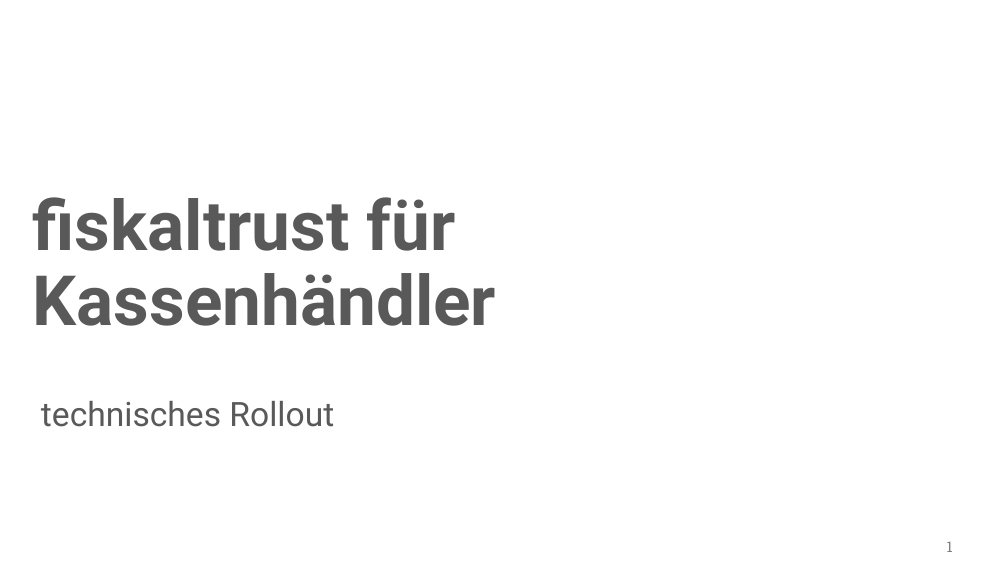
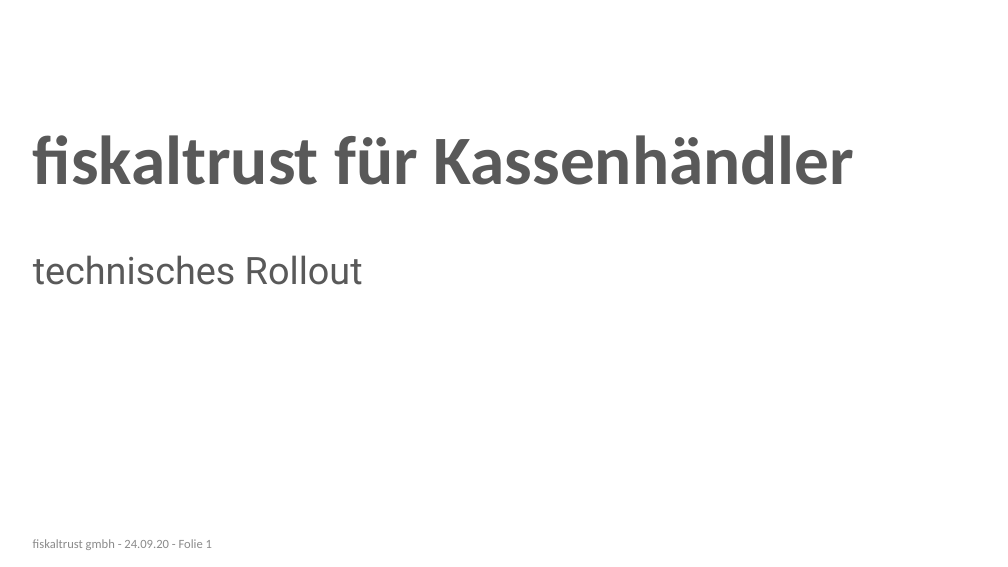
Before and after one commit to fiskaltrust/productdescription-de-doc, a slide deck: slide 1 of for-posdealers/presentation/tech/media/posdealer-tech-rollout.pptx. Drawn at 1008x567 pixels with LibreOffice and Linux fonts; fonts in the diff are those of the drawing; background and template pictures are left out. Boxes give left, top, right and bottom in pixels: in the first picture for what was removed or moved away, otherwise in the second. Text is boxed around its words. In the diff, an @@ line names an element or a change of style, - is before the commit and + after.

```diff
--- a/for-posdealers/presentation/tech/media/posdealer-tech-rollout.pptx
+++ b/for-posdealers/presentation/tech/media/posdealer-tech-rollout.pptx
@@ title "fiskaltrust für Kassenhändler" moved from (x1=33, y1=197, x2=496, y2=326) to (x1=33, y1=135, x2=854, y2=185) @@
@@ title "fiskaltrust für Kassenhändler" at (x1=33, y1=135, x2=854, y2=185): font Roboto to Calibri @@
@@ text "technisches Rollout" moved from (x1=41, y1=401, x2=334, y2=427) to (x1=33, y1=255, x2=363, y2=285) @@
@@ text "technisches Rollout" at (x1=33, y1=255, x2=363, y2=285): size 32 to 36 pt @@
@@ text added at (x1=33, y1=539, x2=212, y2=550), 12 pt, text #8C8C8C @@
+fiskaltrust gmbh - 24.09.20 - Folie 1
@@ page number removed at (x1=947, y1=542, x2=953, y2=552) @@
-1
```
Also in this commit, not shown: 21 other slides changed, 1 slide added.
